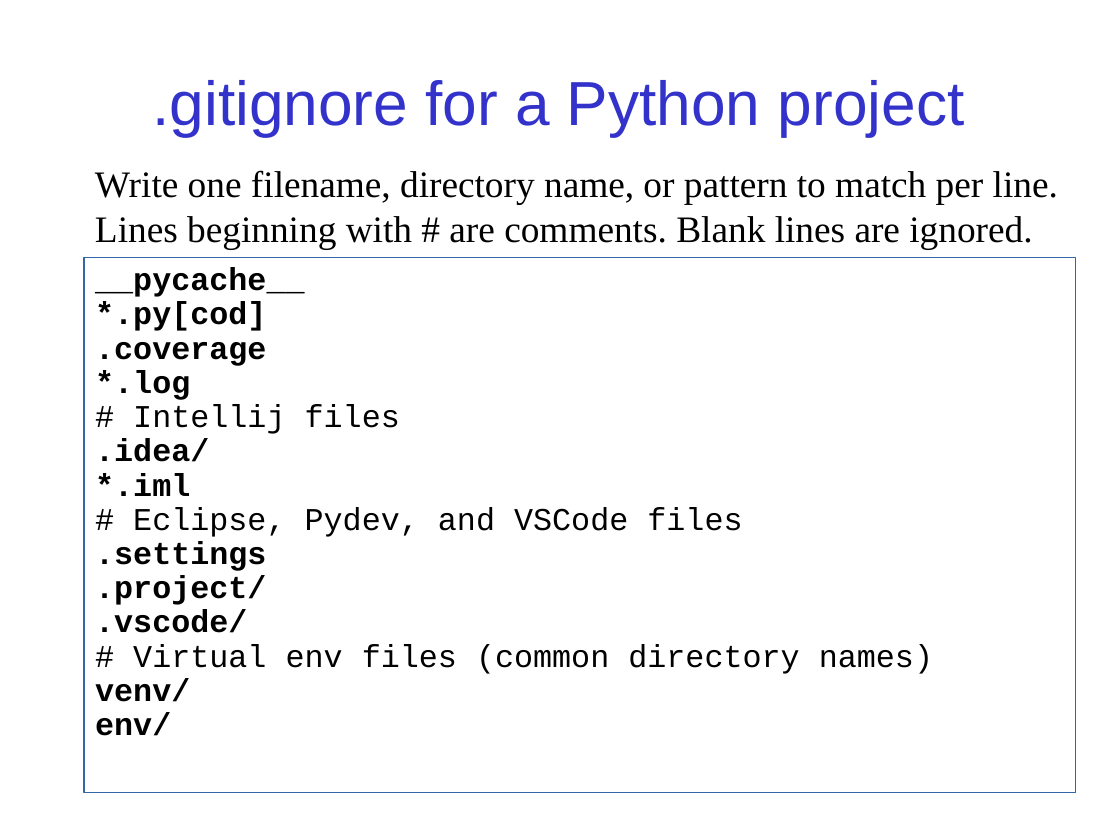
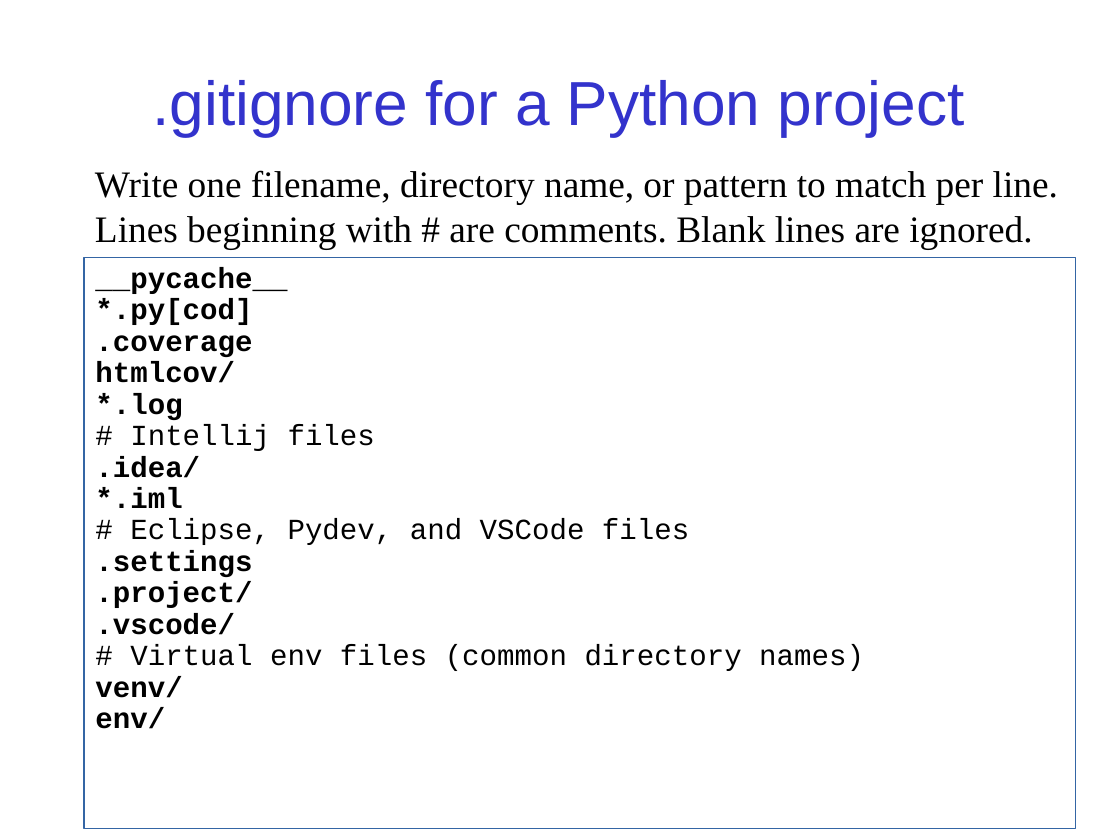
Before and after one commit to cpske/ISP, a slide deck: slide 6 of git/Git-Basics.ppt. Drawn at 1120x840 pixels with LibreOffice and Linux fonts; fonts in the diff are those of the drawing. Boxes give left, top, right and bottom in pixels: in the first picture for what was removed or moved away, otherwise in the second. Text is boxed around its words. In the diff, an @@ line names an element or a change of style, - is before the commit and + after.

```diff
--- a/git/Git-Basics.ppt
+++ b/git/Git-Basics.ppt
@@ text "__pycache__" resized from (x1=84, y1=258, x2=1075, y2=792) to (x1=84, y1=258, x2=1075, y2=829) @@
@@ text at (x1=95, y1=267, x2=864, y2=729): size 20.4 to 18.7 pt @@
@@ text at (x1=95, y1=362, x2=235, y2=383): paragraph added @@
+htmlcov/
```
Also in this commit, not shown: 2 other slides changed, 1 slide added, 3 other files.
